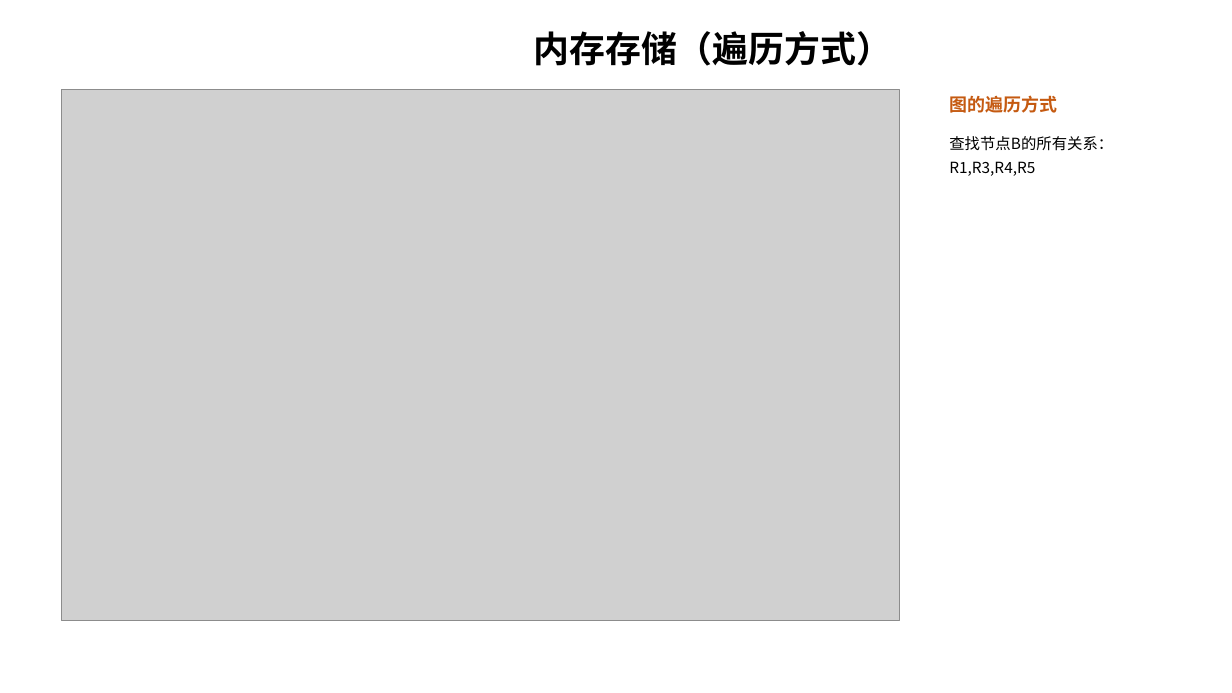
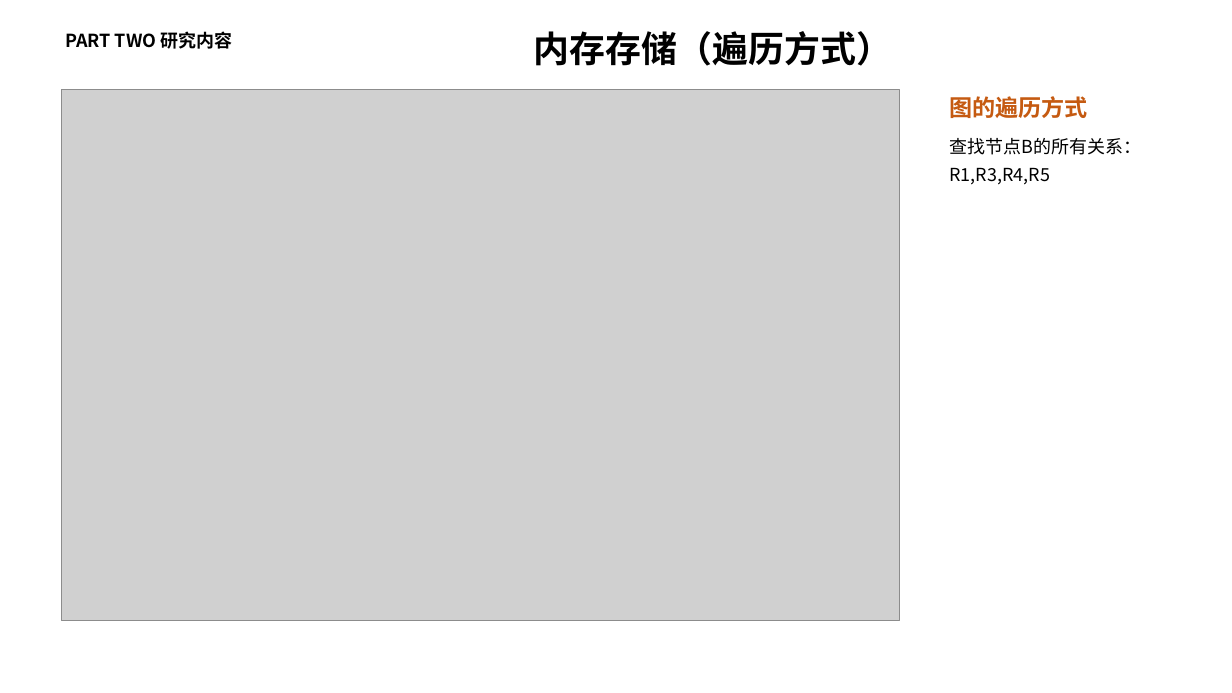
Before and after one commit to zhaobingcn/mypaper, a slide deck: slide 10 of 赵炳-答辩报告 [自动保存].pptx. Drawn at 1232x693 pixels with LibreOffice and Linux fonts; fonts in the diff are those of the drawing; grey boxes stand for pictures; background and template pictures are left out. Boxes give left, top, right and bottom in pixels: in the first picture for what was removed or moved away, otherwise in the second. Text is boxed around its words. In the diff, an @@ line names an element or a change of style, - is before the commit and + after.

```diff
--- a/赵炳-答辩报告 [自动保存].pptx
+++ b/赵炳-答辩报告 [自动保存].pptx
@@ text added at (65, 31, 233, 49), 14 pt, text #000000, bold @@
+PART TWO 研究内容
@@ text "图的遍历方式" at (949, 96, 1088, 118): size 14 to 18 pt @@
@@ text "查找节点B的所有关系：" at (949, 138, 1141, 185): size 12 to 14 pt @@
```
Also in this commit, not shown: 15 other slides changed, 14 slides added, 13 slides removed, 1 other file.
